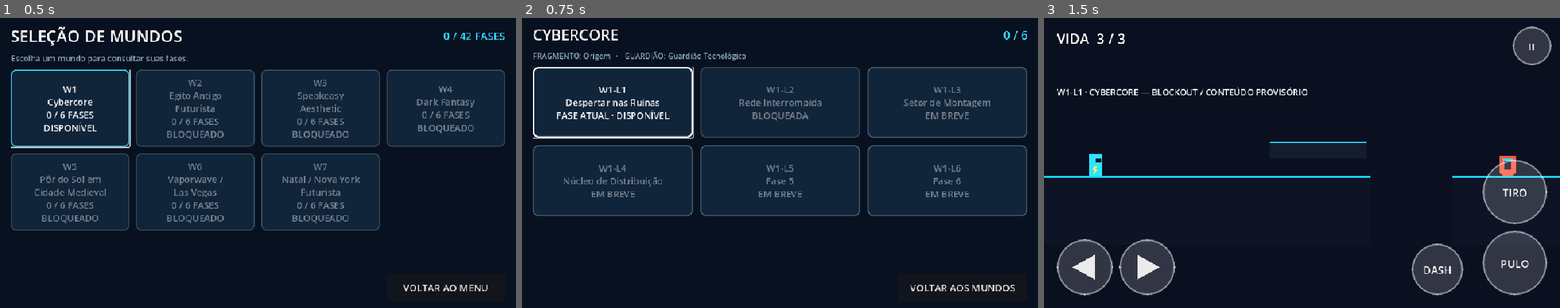
Above: before the commit, frames 1-3 (left to right).
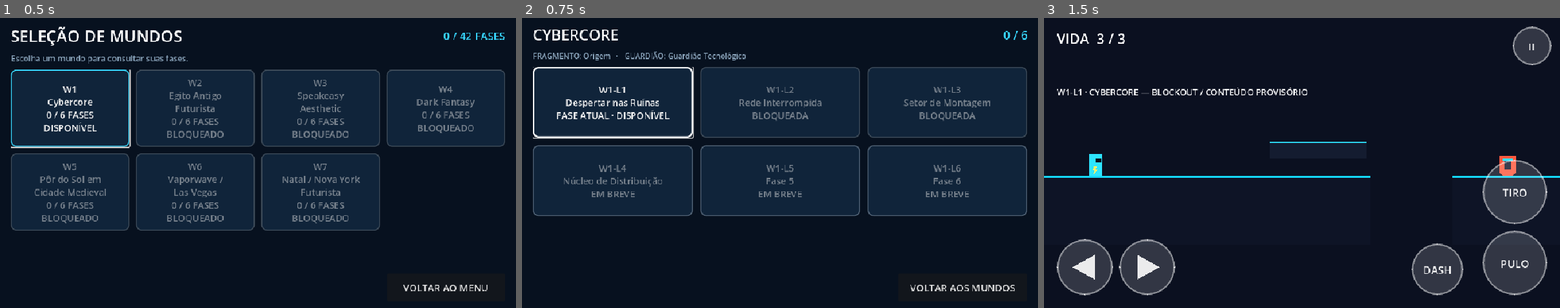
Above: after the commit, the same moments.

Repository: jyanzy19-yml/new-bolt-aventura
Game: Godot game, scene res://scenes/ui/world_selection.tscn
Same seed, same stepped clock (60 frames per second), same inputs: the game is played once before the commit and once after it. This scene is started directly instead of the project's main scene.
Inputs:
- Up to frame 1 (0.5 s): no input
- Up to frame 2 (0.75 s): click "W1 Cybercore 0 / 6 FASES DISP…" at 0.5 s
- Up to frame 3 (1.5 s): click "W1-L1 Despertar nas Ruínas FA…" at 1.25 s

Frame 1 is identical in both runs. In frame 2, 0.3% of the frame differs, in the area x 67-98%, y 16-42%; in frame 3, nothing differs.

Commit message:
feat(campaign): add provisional Cybercore W1-L3 blockout
* docs(campaign): index provisional W1-L3 blockout

* feat(campaign): route W1-L2 completion to W1-L3

* feat(menu): resolve provisional W1-L3 resume path

* docs(campaign): add provisional W1-L3 design sheet

* feat(campaign): add provisional W1-L3 blockout scene

* feat(campaign): add provisional W1-L3 controller

* test(campaign): cover W1-L3 blockout and resume flow

* test(campaign): assert W1-L2 transition to W1-L3

* docs(campaign): plan provisional W1-L3 blockout integration

* test(campaign): cover W1-L3 completion boundary

* docs(campaign): record W1-L3 completion regression

* docs(production): track provisional W1-L3 implementation

* docs(production): record W1-L3 blockout status

* docs(production): record W1-L3 continuity handoff

* docs: record W1-L3 CI validation evidence

* docs: record W1-L3 automated validation

* docs: update W1-L3 validation status

* docs: attach W1-L3 CI evidence

* test: verify W1-L3 saved campaign can actually continue

* test: cover W1-L3 checkpoint fallback when save persistence fails

* docs: record W1-L3 final CI and expanded regressions

* docs: update W1-L3 regression evidence

* docs: update Stage 23 W1-L3 CI evidence

* docs: finalize W1-L3 automated validation record

Diff:
--- /dev/null
+++ b/scenes/campaign/cybercore_w1_l3.tscn
@@ -0,0 +1,108 @@
+[gd_scene load_steps=10 format=3]
+
+[ext_resource type="Script" path="res://scripts/campaign/cybercore_w1_l3.gd" id="1_level"]
+[ext_resource type="PackedScene" path="res://scenes/world/platform_block.tscn" id="2_block"]
+[ext_resource type="PackedScene" path="res://scenes/player/bolt.tscn" id="3_player"]
+[ext_resource type="PackedScene" path="res://scenes/ui/hud.tscn" id="4_hud"]
+[ext_resource type="PackedScene" path="res://scenes/levels/checkpoint.tscn" id="5_checkpoint"]
+[ext_resource type="PackedScene" path="res://scenes/enemies/cybercore_patrol_enemy.tscn" id="6_enemy"]
+[ext_resource type="PackedScene" path="res://scenes/world/moving_platform.tscn" id="7_moving_platform"]
+
+[sub_resource type="RectangleShape2D" id="KillShape"]
+size = Vector2(3000, 180)
+
+[sub_resource type="RectangleShape2D" id="GoalShape"]
+size = Vector2(72, 128)
+
+[node name="CybercoreW1L3" type="Node2D"]
+script = ExtResource("1_level")
+
+[node name="Geometry" type="Node2D" parent="."]
+
+[node name="StartFloor" parent="Geometry" instance=ExtResource("2_block")]
+position = Vector2(-32, 0)
+size = Vector2(560, 128)
+fill_color = Color(0.055, 0.08, 0.15, 1)
+top_color = Color(0.08, 0.85, 1, 1)
+
+[node name="MidFloor" parent="Geometry" instance=ExtResource("2_block")]
+position = Vector2(760, 0)
+size = Vector2(600, 128)
+fill_color = Color(0.055, 0.08, 0.15, 1)
+top_color = Color(0.08, 0.85, 1, 1)
+
+[node name="UpperServicePlatform" parent="Geometry" instance=ExtResource("2_block")]
+position = Vector2(1000, -112)
+size = Vector2(160, 24)
+fill_color = Color(0.08, 0.11, 0.19, 1)
+
+[node name="EndFloor" parent="Geometry" instance=ExtResource("2_block")]
+position = Vector2(1580, 0)
+size = Vector2(640, 128)
+fill_color = Color(0.055, 0.08, 0.15, 1)
+top_color = Color(0.08, 0.85, 1, 1)
+
+[node name="LiftA" parent="." instance=ExtResource("7_moving_platform")]
+position = Vector2(520, -72)
+size = Vector2(170, 24)
+travel_offset = Vector2(0, -48)
+travel_duration = 2.4
+endpoint_pause = 0.45
+
+[node name="TransferPlatform" parent="." instance=ExtResource("7_moving_platform")]
+position = Vector2(1300, -72)
+size = Vector2(160, 24)
+travel_offset = Vector2(160, 0)
+travel_duration = 3.0
+endpoint_pause = 0.45
+
+[node name="SpawnPoint" type="Marker2D" parent="."]
+unique_name_in_owner = true
+position = Vector2(96, -24)
+
+[node name="Bolt" parent="." instance=ExtResource("3_player")]
+unique_name_in_owner = true
+position = Vector2(96, -24)
+
+[node name="PatrolEnemyA" parent="." instance=ExtResource("6_enemy")]
+position = Vector2(950, -19)
+patrol_distance = 60.0
+
+[node name="PatrolEnemyB" parent="." instance=ExtResource("6_enemy")]
+position = Vector2(1850, -19)
+patrol_distance = 70.0
+
+[node name="Hud" parent="." instance=ExtResource("4_hud")]
+unique_name_in_owner = true
+
+[node name="Checkpoint" parent="." instance=ExtResource("5_checkpoint")]
+unique_name_in_owner = true
+position = Vector2(1650, -32)
+checkpoint_id = &"cybercore_w1_l3_checkpoint"
+
+[node name="KillZone" type="Area2D" parent="."]
+unique_name_in_owner = true
+position = Vector2(1100, 650)
+collision_layer = 0
+collision_mask = 2
+
+[node name="CollisionShape2D" type="CollisionShape2D" parent="KillZone"]
+shape = SubResource("KillShape")
+
+[node name="Goal" type="Area2D" parent="."]
+unique_name_in_owner = true
+position = Vector2(2140, -32)
+collision_layer = 0
+collision_mask = 2
+
+[node name="CollisionShape2D" type="CollisionShape2D" parent="Goal"]
+shape = SubResource("GoalShape")
+
+[node name="GateVisual" type="Polygon2D" parent="Goal"]
+color = Color(0.1, 0.9, 1, 0.6)
+polygon = PackedVector2Array(-32, -64, 32, -64, 32, 64, -32, 64)
+
+[node name="LevelNote" type="Label" parent="."]
+position = Vector2(24, -168)
+theme_override_font_sizes/font_size = 16
+text = "W1-L3 · SETOR DE MONTAGEM — BLOCKOUT PROVISÓRIO"
--- a/scripts/campaign/cybercore_w1_l2.gd
+++ b/scripts/campaign/cybercore_w1_l2.gd
@@ -3,6 +3,8 @@
 
 const LEVEL_PATH: String = "res://scenes/campaign/cybercore_w1_l2.tscn"
 const LEVEL_ID: String = "W1-L2"
+const NEXT_LEVEL_ID: String = "W1-L3"
+const NEXT_LEVEL_PATH: String = "res://scenes/campaign/cybercore_w1_l3.tscn"
 const CAMERA_LIMITS: Rect2i = Rect2i(0, -360, 1900, 620)
 
 @onready var _player: BoltPlayer = %Bolt
@@ -69,6 +71,6 @@
 func _on_goal_body_entered(body: Node2D) -> void:
 	if body == _player and not _section_finished:
 		_section_finished = true
-		if not CampaignProgress.mark_level_completed(LEVEL_ID):
+		if not CampaignProgress.mark_level_completed(LEVEL_ID, NEXT_LEVEL_ID):
 			push_warning("W1-L2: não foi possível persistir a conclusão (%s)." % CampaignProgress.last_error)
-		_hud.show_result("Cybercore — Rede Interrompida concluída")
+		_hud.show_result("Cybercore — Rede Interrompida concluída", NEXT_LEVEL_PATH)
--- /dev/null
+++ b/scripts/campaign/cybercore_w1_l3.gd
@@ -0,0 +1,68 @@
+extends Node2D
+## W1-L3 — Setor de Montagem. Blockout provisório baseado no blueprint W1-L3.
+
+const LEVEL_PATH: String = "res://scenes/campaign/cybercore_w1_l3.tscn"
+const LEVEL_ID: String = "W1-L3"
+const CAMERA_LIMITS: Rect2i = Rect2i(0, -360, 2380, 620)
+
+@onready var _player: BoltPlayer = %Bolt
+@onready var _spawn: Marker2D = %SpawnPoint
+@onready var _kill_zone: Area2D = %KillZone
+@onready var _checkpoint: BoltCheckpoint = %Checkpoint
+@onready var _goal: Area2D = %Goal
+@onready var _hud: Hud = %Hud
+
+var _respawn_position: Vector2 = Vector2.ZERO
+var _section_finished: bool = false
+
+
+func _ready() -> void:
+	configure_camera(_player.get_camera())
+	_hud.bind_player(_player)
+	_hud.set_restart_path(LEVEL_PATH)
+	_player.defeated.connect(_on_player_defeated)
+	_kill_zone.body_entered.connect(_on_kill_zone_body_entered)
+	_checkpoint.activated.connect(_on_checkpoint_activated)
+	_goal.body_entered.connect(_on_goal_body_entered)
+	_respawn_position = _spawn.global_position
+	if not CampaignProgress.begin_level(LEVEL_ID):
+		push_warning("W1-L3: não foi possível registrar a entrada na fase (%s)." % CampaignProgress.last_error)
+	var saved_checkpoint_id: String = CampaignProgress.get_checkpoint_id(LEVEL_ID)
+	if not CampaignProgress.last_error.is_empty():
+		push_warning("W1-L3: progresso persistente indisponível (%s)." % CampaignProgress.last_error)
+	if saved_checkpoint_id == String(_checkpoint.checkpoint_id):
+		_checkpoint.restore_activation()
+		_respawn_position = _checkpoint.get_respawn_position()
+	_player.respawn(_respawn_position)
+
+
+func configure_camera(camera: Camera2D) -> void:
+	camera.limit_left = CAMERA_LIMITS.position.x
+	camera.limit_top = CAMERA_LIMITS.position.y
+	camera.limit_right = CAMERA_LIMITS.end.x
+	camera.limit_bottom = CAMERA_LIMITS.end.y
+	camera.limit_smoothed = true
+
+
+func _on_player_defeated() -> void:
+	_hud.show_result("BOLT foi derrotado")
+
+
+func _on_checkpoint_activated(_checkpoint_id: StringName, respawn_position: Vector2) -> void:
+	_respawn_position = respawn_position
+	if not CampaignProgress.save_checkpoint(LEVEL_ID, String(_checkpoint.checkpoint_id)):
+		push_warning("W1-L3: não foi possível persistir checkpoint (%s)." % CampaignProgress.last_error)
+	_hud.show_progress_notification("CHECKPOINT ATIVADO")
+
+
+func _on_kill_zone_body_entered(body: Node2D) -> void:
+	if body == _player:
+		_player.respawn(_respawn_position)
+
+
+func _on_goal_body_entered(body: Node2D) -> void:
+	if body == _player and not _section_finished:
+		_section_finished = true
+		if not CampaignProgress.mark_level_completed(LEVEL_ID):
+			push_warning("W1-L3: não foi possível persistir a conclusão (%s)." % CampaignProgress.last_error)
+		_hud.show_result("Cybercore — Setor de Montagem concluído")
--- a/scripts/ui/main_menu.gd
+++ b/scripts/ui/main_menu.gd
@@ -5,10 +5,12 @@
 const LEVEL_PATHS: Dictionary = {
 	"W1-L1": "res://scenes/campaign/cybercore_w1_l1.tscn",
 	"W1-L2": "res://scenes/campaign/cybercore_w1_l2.tscn",
+	"W1-L3": "res://scenes/campaign/cybercore_w1_l3.tscn",
 }
 const LEVEL_LABELS: Dictionary = {
 	"W1-L1": "Cybercore",
 	"W1-L2": "Rede Interrompida",
+	"W1-L3": "Setor de Montagem",
 }
 
 @onready var _version: Label = %VersionLabel
--- a/tests/unit/test_w1_l2_progression.gd
+++ b/tests/unit/test_w1_l2_progression.gd
@@ -128,7 +128,8 @@
 			break
 	check(hud.get_node("%ResultOverlay").visible, "saída física conclui W1-L2")
 	check(CampaignProgress.is_level_completed("W1-L2"), "conclusão de W1-L2 fica persistida")
-	check_eq(hud.get_node("%AgainButton").text, "JOGAR DE NOVO", "última fase implementada ainda oferece reinício, não destino inexistente")
+	check_eq(CampaignProgress.load_state().get("current_level_id"), "W1-L3", "conclusão encaminha o progresso para W1-L3")
+	check_eq(hud.get_node("%AgainButton").text, "PRÓXIMA FASE", "W1-L2 oferece avanço para W1-L3 disponível")
 	tree.paused = false
 	level.free()
 	SaveSystem.delete_save()
--- /dev/null
+++ b/tests/unit/test_w1_l3_blockout.gd
@@ -0,0 +1,241 @@
+extends BoltTest
+## Integração do blockout W1-L3 com progressão, checkpoints e retomada.
+
+const W1_L2_SCENE: String = "res://scenes/campaign/cybercore_w1_l2.tscn"
+const W1_L3_SCENE: String = "res://scenes/campaign/cybercore_w1_l3.tscn"
+const MAIN_MENU_SCENE: String = "res://scenes/ui/main_menu.tscn"
+const TEST_SAVE_PATH: String = "user://bolt_w1_l3_blockout_test.json"
+
+
+func _step_physics(frames: int) -> void:
+	for _frame in range(frames):
+		await tree.physics_frame
+
+
+func _prepare_save() -> void:
+	SaveSystem.storage_path_override = TEST_SAVE_PATH
+	SaveSystem.delete_save()
+
+
+func _clear_save() -> void:
+	tree.paused = false
+	SaveSystem.delete_save()
+	SaveSystem.storage_path_override = ""
+
+
+func test_w1_l3_composition_and_checkpoint_survive_scene_reentry() -> bool:
+	_prepare_save()
+	var packed: PackedScene = load(W1_L3_SCENE) as PackedScene
+	check(packed != null, "cena W1-L3 carrega")
+	if packed == null:
+		_clear_save()
+		return true
+
+	var level: Node2D = packed.instantiate() as Node2D
+	tree.root.add_child(level)
+	await tree.physics_frame
+
+	var player: BoltPlayer = level.get_node("Bolt") as BoltPlayer
+	var mid_floor: PlatformBlock = level.get_node("Geometry/MidFloor") as PlatformBlock
+	var end_floor: PlatformBlock = level.get_node("Geometry/EndFloor") as PlatformBlock
+	var lift: MovingPlatform = level.get_node("LiftA") as MovingPlatform
+	var transfer: MovingPlatform = level.get_node("TransferPlatform") as MovingPlatform
+	var enemy_a: CybercorePatrolEnemy = level.get_node("PatrolEnemyA") as CybercorePatrolEnemy
+	var enemy_b: CybercorePatrolEnemy = level.get_node("PatrolEnemyB") as CybercorePatrolEnemy
+	var checkpoint: BoltCheckpoint = level.get_node("Checkpoint") as BoltCheckpoint
+	var goal: Area2D = level.get_node("Goal") as Area2D
+
+	check(player != null and mid_floor != null and end_floor != null, "BOLT e pisos principais estão presentes")
+	check(lift != null and transfer != null, "blockout contém elevador e plataforma de transferência")
+	check(enemy_a != null and enemy_b != null, "blockout contém dois encontros provisórios")
+	check(checkpoint != null and goal != null, "blockout contém checkpoint e objetivo")
+	check_eq(CampaignProgress.load_state().get("current_level_id"), "W1-L3",
+		"entrada registra W1-L3 como destino de retomada")
+	if player == null or mid_floor == null or end_floor == null or lift == null or transfer == null or checkpoint == null:
+		level.free()
+		await tree.process_frame
+		_clear_save()
+		return true
+	check_eq(lift.travel_offset, Vector2(0.0, -48.0), "elevador usa percurso vertical documentado")
+	check_eq(transfer.travel_offset, Vector2(160.0, 0.0), "plataforma de transferência usa percurso horizontal documentado")
+	if enemy_a != null and mid_floor != null:
+		check(enemy_a.global_position.x - enemy_a.patrol_distance >= mid_floor.global_position.x,
+			"limite esquerdo do primeiro patrulheiro permanece no piso intermediário")
+		check(enemy_a.global_position.x + enemy_a.patrol_distance <= mid_floor.global_position.x + mid_floor.size.x,
+			"limite direito do primeiro patrulheiro permanece no piso intermediário")
+	if enemy_b != null and end_floor != null:
+		check(enemy_b.global_position.x - enemy_b.patrol_distance >= end_floor.global_position.x,
+			"limite esquerdo do segundo patrulheiro permanece no piso final")
+		check(enemy_b.global_position.x + enemy_b.patrol_distance <= end_floor.global_position.x + end_floor.size.x,
+			"limite direito do segundo patrulheiro permanece no piso final")
+
+	if player != null and checkpoint != null:
+		player.global_position = checkpoint.global_position
+		player.velocity = Vector2.ZERO
+		await _step_physics(3)
+		check(checkpoint.is_activated(), "contato físico ativa o checkpoint W1-L3")
+		var checkpoint_hud: Hud = level.get_node("Hud") as Hud
+		check(checkpoint_hud.get_node("%ProgressNotification").visible,
+			"HUD notifica ativação mesmo quando a persistência é bem-sucedida")
+		check_eq(checkpoint_hud.get_node("%ProgressNotification").text, "CHECKPOINT ATIVADO",
+			"notificação do checkpoint apresenta o estado correto")
+		check_eq(CampaignProgress.get_checkpoint_id("W1-L3"), "cybercore_w1_l3_checkpoint",
+			"checkpoint persiste com ID estável")
+	level.free()
+	await tree.process_frame
+
+	level = packed.instantiate() as Node2D
+	tree.root.add_child(level)
+	await tree.physics_frame
+	checkpoint = level.get_node("Checkpoint") as BoltCheckpoint
+	player = level.get_node("Bolt") as BoltPlayer
+	check(checkpoint.is_activated(), "checkpoint restaurado ao reentrar em W1-L3")
+	check(player.global_position.distance_to(checkpoint.get_respawn_position()) < 2.0,
+		"BOLT retorna ao ponto persistido do checkpoint")
+
+	level.free()
+	await tree.process_frame
+	_clear_save()
+	return true
+
+
+func test_w1_l2_completion_routes_to_w1_l3_and_menu_can_resume_it() -> bool:
+	_prepare_save()
+	var packed: PackedScene = load(W1_L2_SCENE) as PackedScene
+	check(packed != null, "cena W1-L2 carrega para validar transição de campanha")
+	if packed == null:
+		_clear_save()
+		return true
+
+	var level: Node2D = packed.instantiate() as Node2D
+	tree.root.add_child(level)
+	await tree.physics_frame
+	var player: BoltPlayer = level.get_node("Bolt") as BoltPlayer
+	var goal: Area2D = level.get_node("Goal") as Area2D
+	var hud: Hud = level.get_node("Hud") as Hud
+	check(player != null and goal != null and hud != null, "W1-L2 expõe jogador, objetivo e HUD")
+	if player == null or goal == null or hud == null:
+		level.free()
+		await tree.process_frame
+		_clear_save()
+		return true
+	player.global_position = goal.global_position
+	player.velocity = Vector2.ZERO
+	await _step_physics(3)
+
+	var state: Dictionary = CampaignProgress.load_state()
+	check(CampaignProgress.is_level_completed("W1-L2"), "conclusão de W1-L2 fica persistida")
+	check_eq(state.get("current_level_id"), "W1-L3", "W1-L2 define W1-L3 como próximo destino")
+	check(hud.get_node("%ResultOverlay").visible, "conclusão apresenta o overlay de resultado")
+	check_eq(hud.get_node("%AgainButton").text, "PRÓXIMA FASE", "HUD oferece avanço para W1-L3")
+
+	tree.paused = false
+	level.free()
+	await tree.process_frame
+
+	var menu_packed: PackedScene = load(MAIN_MENU_SCENE) as PackedScene
+	check(menu_packed != null, "menu principal carrega para teste de retomada")
+	if menu_packed != null:
+		var menu: Control = menu_packed.instantiate() as Control
+		tree.root.add_child(menu)
+		await tree.process_frame
+		check_eq(menu.call("_resolve_level_path", "W1-L3"), W1_L3_SCENE,
+			"menu resolve o destino salvo W1-L3")
+		check_eq(menu.call("_resolve_continue_path"), W1_L3_SCENE,
+			"ação Continuar resolve a fase salva W1-L3")
+		var continue_button: Button = menu.get_node("%ContinueButton") as Button
+		check(continue_button != null and not continue_button.disabled,
+			"menu habilita Continuar quando W1-L3 está salva e disponível")
+		menu.free()
+		await tree.process_frame
+
+	_clear_save()
+	return true
+
+
+func test_w1_l3_checkpoint_remains_usable_when_persistence_fails() -> bool:
+	_prepare_save()
+	var corrupt_file: FileAccess = FileAccess.open(TEST_SAVE_PATH, FileAccess.WRITE)
+	check(corrupt_file != null, "cria fixture de save corrompido para W1-L3")
+	if corrupt_file == null:
+		_clear_save()
+		return true
+	corrupt_file.store_string("{invalid-json")
+	corrupt_file.close()
+
+	var packed: PackedScene = load(W1_L3_SCENE) as PackedScene
+	check(packed != null, "W1-L3 carrega com armazenamento indisponível")
+	if packed == null:
+		_clear_save()
+		return true
+
+	var level: Node2D = packed.instantiate() as Node2D
+	tree.root.add_child(level)
+	await tree.physics_frame
+	var player: BoltPlayer = level.get_node("Bolt") as BoltPlayer
+	var checkpoint: BoltCheckpoint = level.get_node("Checkpoint") as BoltCheckpoint
+	if player == null or checkpoint == null:
+		level.free()
+		await tree.process_frame
+		_clear_save()
+		return true
+
+	var expected_respawn: Vector2 = checkpoint.get_respawn_position()
+	player.global_position = checkpoint.global_position
+	player.velocity = Vector2.ZERO
+	await _step_physics(3)
+	check(checkpoint.is_activated(), "checkpoint W1-L3 ativa localmente apesar da falha de save")
+	check(not CampaignProgress.last_error.is_empty(), "falha de persistência W1-L3 permanece diagnosticável")
+
+	player.global_position = Vector2(1100.0, 650.0)
+	player.velocity = Vector2.ZERO
+	await _step_physics(3)
+	check(player.global_position.distance_to(expected_respawn) < 2.0,
+		"KillZone retorna BOLT ao checkpoint local quando a persistência falha")
+
+	level.free()
+	await tree.process_frame
+	_clear_save()
+	return true
+
+
+func test_w1_l3_goal_completes_without_advertising_unimplemented_w1_l4() -> bool:
+	_prepare_save()
+	var packed: PackedScene = load(W1_L3_SCENE) as PackedScene
+	check(packed != null, "cena W1-L3 carrega para validar conclusão")
+	if packed == null:
+		_clear_save()
+		return true
+
+	var level: Node2D = packed.instantiate() as Node2D
+	tree.root.add_child(level)
+	await tree.physics_frame
+	var player: BoltPlayer = level.get_node("Bolt") as BoltPlayer
+	var goal: Area2D = level.get_node("Goal") as Area2D
+	var hud: Hud = level.get_node("Hud") as Hud
+	check(player != null and goal != null and hud != null, "W1-L3 expõe jogador, objetivo e HUD")
+	if player == null or goal == null or hud == null:
+		level.free()
+		await tree.process_frame
+		_clear_save()
+		return true
+
+	player.global_position = goal.global_position
+	player.velocity = Vector2.ZERO
+	await _step_physics(3)
+
+	check(CampaignProgress.is_level_completed("W1-L3"), "contato físico com o objetivo conclui W1-L3")
+	var state: Dictionary = CampaignProgress.load_state()
+	var completed_ids: Array = state.get("completed_level_ids", [])
+	check_eq(completed_ids.count("W1-L3"), 1, "W1-L3 é registrada uma única vez na campanha")
+	check(hud.get_node("%ResultOverlay").visible, "conclusão apresenta o overlay de resultado")
+	check_eq(hud.get_node("%AgainButton").text, "JOGAR DE NOVO",
+		"W1-L3 oferece reinício, sem anunciar W1-L4 ainda inexistente")
+	check_eq(state.get("current_level_id"), "W1-L3",
+		"conclusão mantém W1-L3 como destino disponível sem inventar próxima fase")
+
+	tree.paused = false
+	level.free()
+	await tree.process_frame
+	_clear_save()
+	return true
Not shown, added: docs/game-design/W1-L3-setor-de-montagem.md
Not shown, changed: docs/production/CONTINUITY.md
Not shown, changed: docs/production/implementation-tracker.md
Not shown, added: docs/production/plans/2026-11-27-stage23-w1-l3-provisional-blockout-integration.md
Not shown, changed: docs/production/stage-status.md
